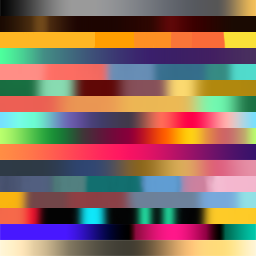
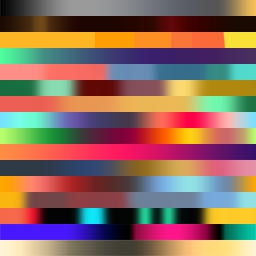
Before/after of a 256px x 256px layered artwork. What changed in the layer stack:
added layer "Gradient Fill 4" above "dandy / Light" over [0, 176, 256, 192]
